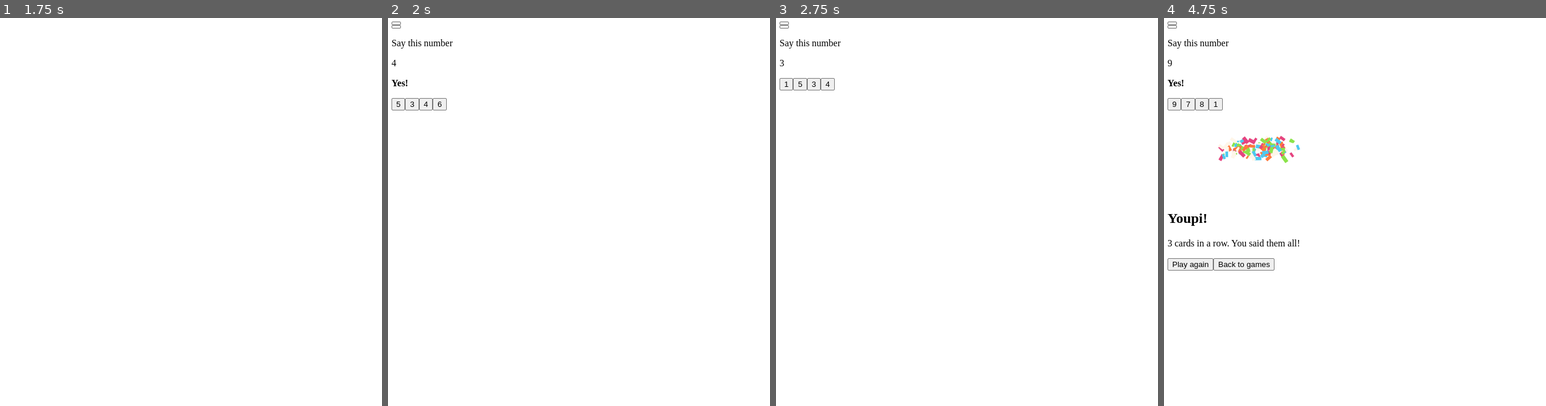
Above: before the commit, frames 1-4 (left to right).
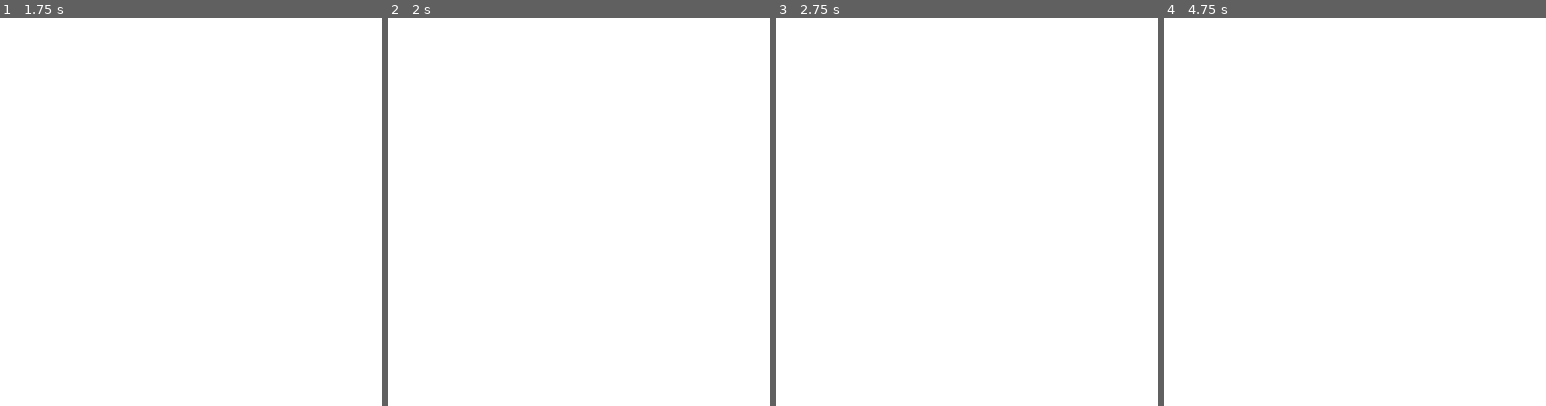
Above: after the commit, the same moments.

Repository: tailosoft/kids-games
Game: browser game, page tests/browser.test.html
Two runs of this game, one before a commit and one after it. Both use one fixed random seed, a clock stepped at 60 frames per second and the inputs below.
Inputs:
- Up to frame 1 (1.75 s): hold Right 1.03-1.53 s; tap Space at 1.1, 1.6 s; hold Right from 1.58 s (still down)
- Up to frame 2 (2 s): keep holding Right
- Up to frame 3 (2.75 s): tap Space at 2.1, 2.6 s; release Right at 2.25 s; hold Right from 2.3 s (still down)
- Up to frame 4 (4.75 s): release Right at 2.8 s; hold Right 2.85-3.52 s; tap Space every 0.5 s from 3.1 to 4.6 s; hold Right 3.57-4.07 s; hold Right from 4.12 s (still down)

Frame 1 is identical in both runs. In frame 2, 0.3% of the frame differs, in the area x 0-17%, y 0-24%; in frame 3, 0.3%; in frame 4, 1.6%, in the area x 0-36%, y 0-66%.

Commit message:
Judge an answer the engine heard but never finished listening to
Said softly, an answer reaches the speech service but not Chrome's local
voice detector: onspeechstart/onspeechend never fire and the session stays
open. Those events were the only thing that armed the flush timer, so the
hypothesis sat on screen unjudged — the text appeared and nothing happened.

A hypothesis that stops changing now ends the utterance by itself. Each new
partial pushes the wait back, so a pause mid-answer is not mistaken for the
end of one. Judging mid-session stops the engine so the next answer starts
clean, and a final for an utterance already handed over is dropped rather
than scored as a second attempt.

Co-Authored-By: Claude Opus 5 (1M context) <noreply@anthropic.com>

Diff:
--- a/js/speech.js
+++ b/js/speech.js
@@ -49,6 +49,7 @@
   let flushTimer = 0;
   const SILENCE_LIMIT = 8;   // ~1 minute of nothing: go back to sleep
   const FLUSH_MS = 1400;     // how long to wait for a final after speech stops
+  const QUIET_MS = 1800;     // ...or after a hypothesis stops changing
 
   /**
    * The engine does not always finalise what it showed us: it can display a
@@ -64,6 +65,13 @@
     settled = true;
     lastPartial = '';
     silenceStreak = 0;
+    // The session may still be open — a quiet answer never trips the engine's
+    // endpointer, so it keeps listening. End it, and the restart in onend
+    // gives the next answer a clean session instead of one that is already
+    // settled and would ignore everything said into it.
+    if (running && rec) {
+      try { rec.stop(); } catch (_) { /* already on its way down */ }
+    }
     onFinal([text]);
   }
 
@@ -120,8 +128,17 @@
       if (partial) {
         lastPartial = partial;
         onPartial(partial);
-      }
-      if (heard.length) {
+        // Said softly, an answer reaches the recogniser but not the engine's
+        // own voice detector: onspeechstart/onspeechend never fire, so nothing
+        // else here would ever judge it. A hypothesis that stops changing is
+        // the end of the utterance. Each new partial pushes the wait back, so
+        // this only fires once the child has actually stopped.
+        clearTimeout(flushTimer);
+        flushTimer = setTimeout(flush, QUIET_MS);
+      }
+      // A final for an utterance already handed over is the engine catching up
+      // with a flush, not a second answer.
+      if (heard.length && !settled) {
         clearTimeout(flushTimer);
         settled = true;
         lastPartial = '';
--- a/tests/browser.test.html
+++ b/tests/browser.test.html
@@ -165,6 +165,45 @@
      s5.finals.length === 1 && s5.finals[0][0] === '13', JSON.stringify(s5.finals));
   s5.listener.destroy();
 
+  // Said softly: the recogniser hears it, the engine's own voice detector does
+  // not, so no speechstart/speechend/end ever arrives. The answer used to sit
+  // on screen forever waiting for an event that was never coming.
+  let s6 = listen();
+  s6.rec.onresult(fakeResult([{ texts: ['9'], final: false }]));
+  await wait(2200);
+  ok('a quietly spoken answer is judged without the engine ending',
+     s6.finals.length === 1 && s6.finals[0][0] === '9', JSON.stringify(s6.finals));
+
+  // Judging it ends that session, because the engine is still sitting in it
+  // holding a hypothesis that has now been answered for.
+  ok('the engine is restarted after a quiet answer', s6.rec.started === 2, String(s6.rec.started));
+  s6.rec.onresult(fakeResult([{ texts: ['4'], final: true }]));
+  ok('the next answer after a quiet one still counts',
+     s6.finals.length === 2 && s6.finals[1][0] === '4', JSON.stringify(s6.finals));
+  s6.listener.destroy();
+
+  // The engine catching up with its own final for words already judged is the
+  // same answer arriving late, not a second one.
+  let s6b = listen();
+  s6b.rec.onresult(fakeResult([{ texts: ['8'], final: false }]));
+  s6b.listener.finish();
+  s6b.rec.onresult(fakeResult([{ texts: ['eight'], final: true }]));
+  ok('a late final for an answer already judged is dropped',
+     s6b.finals.length === 1 && s6b.finals[0][0] === '8', JSON.stringify(s6b.finals));
+  s6b.listener.destroy();
+
+  // A pause mid-answer must not be mistaken for the end of it.
+  let s7 = listen();
+  s7.rec.onresult(fakeResult([{ texts: ['2'], final: false }]));
+  await wait(1200);
+  s7.rec.onresult(fakeResult([{ texts: ['25'], final: false }]));
+  await wait(1200);
+  ok('a changing hypothesis is still waited on', s7.finals.length === 0, JSON.stringify(s7.finals));
+  await wait(1000);
+  ok('the whole answer is judged, not the first half',
+     s7.finals.length === 1 && s7.finals[0][0] === '25', JSON.stringify(s7.finals));
+  s7.listener.destroy();
+
   // --- the game loop, end to end --------------------------------------
   // A brand new child, so the mastery numbers above cannot colour the results.
   profiles.create('Tester', null);
